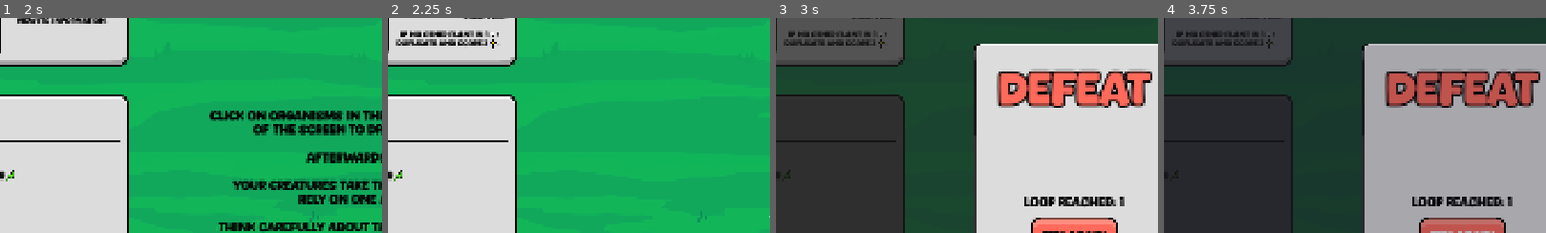
Above: before the commit, frames 1-4 (left to right).
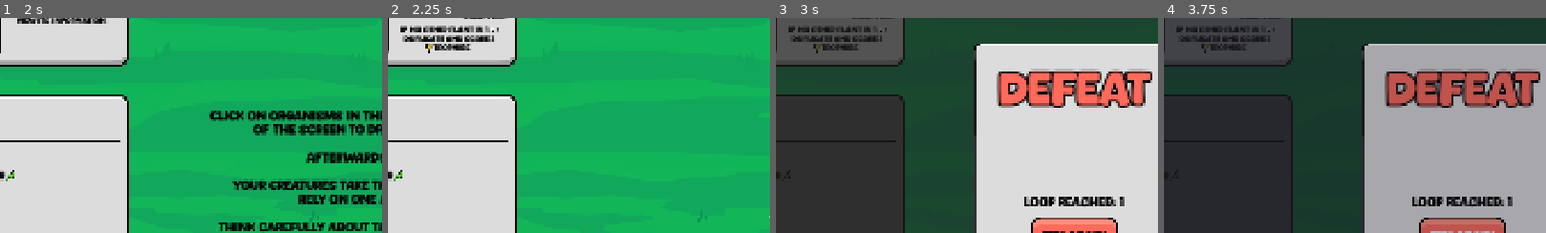
Above: after the commit, the same moments.

Repository: elliotfontaine/gmtk-2025-submission
Game: Godot game, scene res://scenes/main_menu.tscn
Two runs of this game, one before a commit and one after it. Both use one fixed random seed, a clock stepped at 60 frames per second and the inputs below. The engine's default icon, where the game draws it, is replaced by a stand-in: a white triangle on a blue panel in a dark square.
Inputs (mouse positions are % of the whole screen's width and height, from its top left):
- Up to frame 1 (2 s): click "play" at 0.5 s; tap Enter at 1.25 s; move the mouse to (72, 45) at 1.27 s; hold D from 1.28 s (still down); hold Shift from 1.28 s (still down); click (72, 45) at 1.42 s
- Up to frame 2 (2.25 s): release D at 2 s; release Shift at 2 s; click (8, 48) at 2 s
- Up to frame 3 (3 s): click "Run Loop" at 2.75 s
- Up to frame 4 (3.75 s): click "try again" at 3.5 s
The pictures show only the part of the screen within x 11-61%, y 11-61%; the shares and areas given below are measured in that part.

Frame 1 is identical in both runs. In frame 2, 2.2% of the frame differs, in the area x 2-29%, y 3-17%; in frame 3, 1.6%; in frame 4, 1.3%.

Commit message:
reverting biomass and adding biomass icon to texts

Diff:
--- a/resources/species/mole.tres
+++ b/resources/species/mole.tres
@@ -14,7 +14,7 @@
 title = "Mole"
 texture = ExtResource("2_3nfw5")
 default_range = 0
-effect_text = "On loop start: move to a random space. Generates 10 trophies."
+effect_text = "On loop start: move to a random space. Generates 10 biomass."
 score_reward_1 = 0
 score_reward_2 = 0
 money_reward_1 = 10
--- a/resources/species/squirrel.tres
+++ b/resources/species/squirrel.tres
@@ -14,7 +14,7 @@
 title = "Squirrel"
 texture = ExtResource("2_tqnkq")
 default_range = 3
-effect_text = "Pulls the furthest small plant in range to itself to gain 5 trophies."
+effect_text = "Pulls the furthest small plant in range to itself to gain 5 biomass."
 score_reward_1 = 0
 score_reward_2 = 0
 money_reward_1 = 0
--- a/resources/species/viper.tres
+++ b/resources/species/viper.tres
@@ -14,7 +14,7 @@
 title = "Viper"
 texture = ExtResource("2_avxej")
 default_range = 0
-effect_text = "Generates 3 trophies for each egg in the Circle."
+effect_text = "Generates 3 biomass for each egg in the Circle."
 score_reward_1 = 0
 score_reward_2 = 0
 money_reward_1 = 3
--- a/scenes/ui/creature_card.gd
+++ b/scenes/ui/creature_card.gd
@@ -65,6 +65,8 @@
 
 		if word == "trophies":
 			enhanced_text += "[img={20, 20}]res://assets/sprites/ui/small_trophy.png[/img]"
+		if word == "biomass":
+			enhanced_text += "[img={20, 20}]res://assets/sprites/ui/money.png[/img]"
 		elif word == "range":
 			if sp:
 				enhanced_text += str(sp.default_range)
